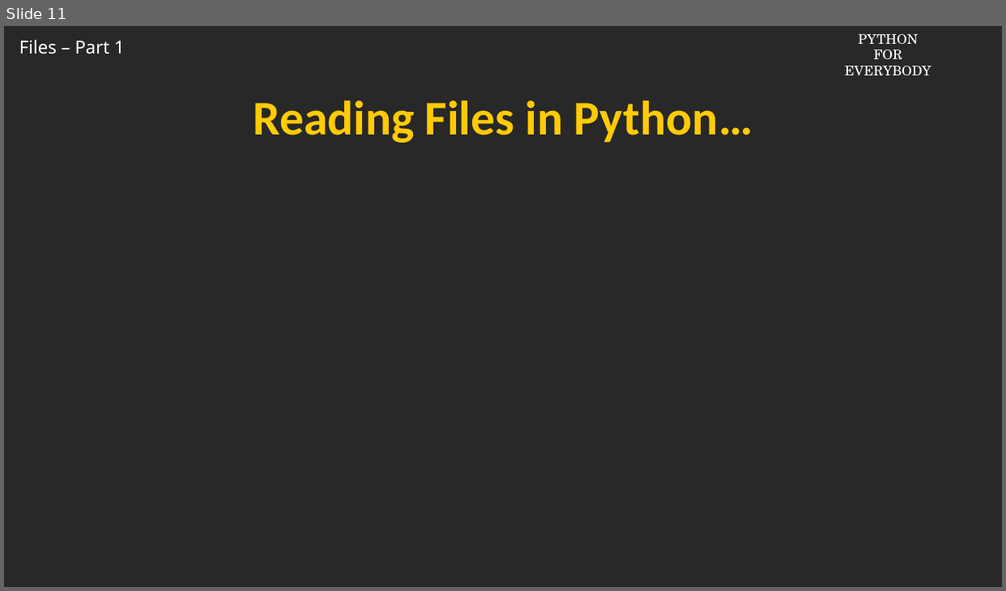
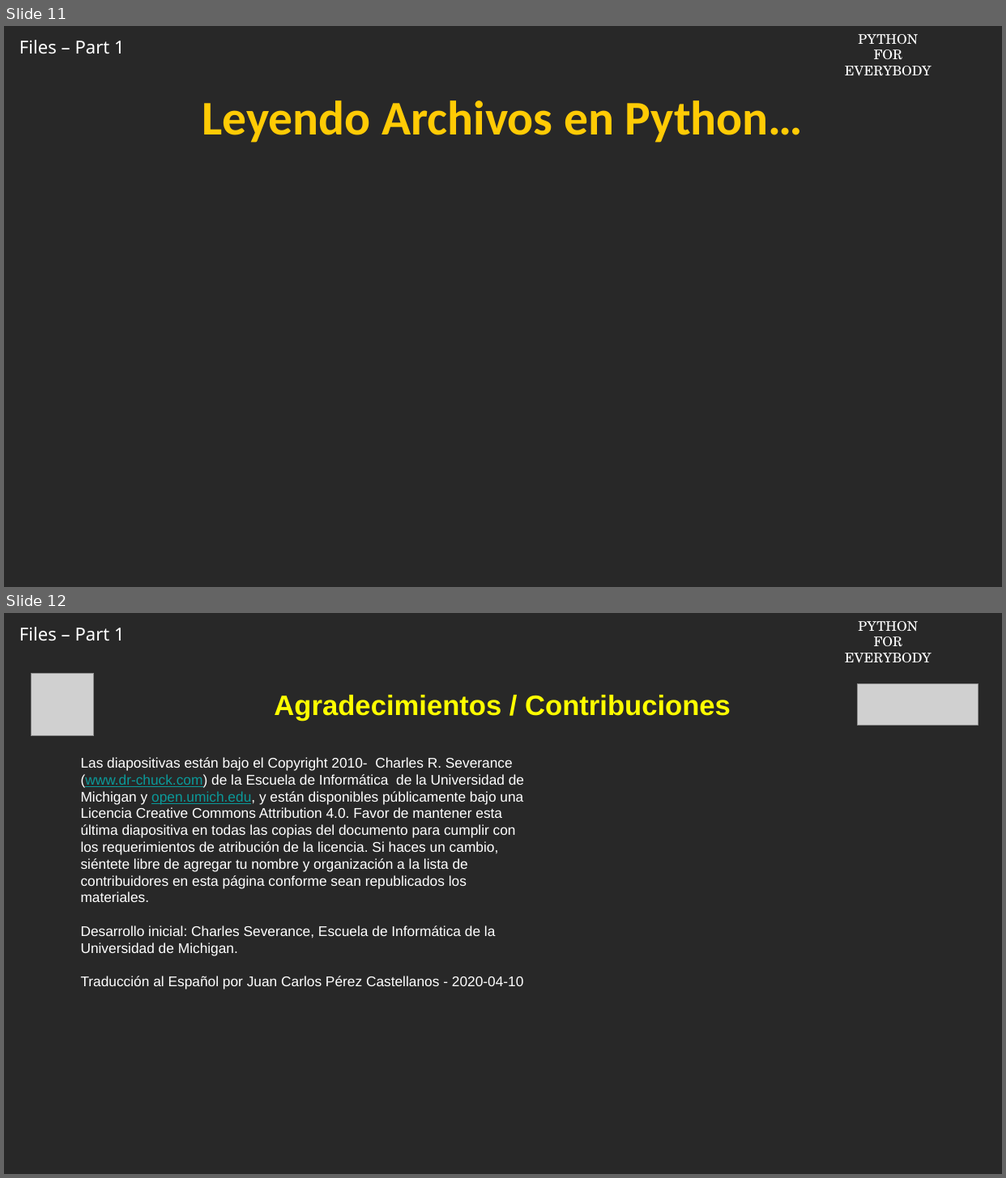
Before and after one commit to csev/py4e, a slide deck: ai/7.1.pptx. Shown one above the other, each under a label of ours: slide 11 before the commit, slides 11 and 12 after it. The pictures are 1006x591 and 1006x1178 pixels, drawn with LibreOffice and Linux fonts; fonts in the diff are those of the drawing; grey boxes stand for pictures; background and template pictures are left out. Boxes give left, top, right and bottom in pixels: in the first picture for what was removed or moved away, otherwise in the second. Text is boxed around its words. In the diff, an @@ line names an element or a change of style, - is before the commit and + after.

```diff
--- a/ai/7.1.pptx
+++ b/ai/7.1.pptx
@@ slide 12 added at (4, 613, 1002, 1174), background picture (left out); not listed: 2 template elements that a slide beside it also shows @@
@@ picture added at (31, 673, 94, 736) @@
@@ picture added at (857, 683, 978, 725) @@
@@ title added at (274, 695, 731, 722), 36 pt, text #FFFF00, bold @@
+Agradecimientos / Contribuciones
@@ text added at (81, 757, 524, 990), 18 pt, text #FFFFFF @@
+Las diapositivas están bajo el Copyright 2010- Charles R. Severance (www.dr-chuck.com) de la Escuela de Informática de la Universidad de Michigan y open.umich.edu, y están disponibles públicamente bajo una Licencia Creative Commons Attribution 4.0. Favor de mantener esta última diapositiva en todas las copias del documento para cumplir con los requerimientos de atribución de la licencia. Si haces un cambio, siéntete libre de agregar tu nombre y organización a la lista de contribuidores en esta página conforme sean republicados los materiales.
+Desarrollo inicial: Charles Severance, Escuela de Informática de la Universidad de Michigan.
+Traducción al Español por Juan Carlos Pérez Castellanos - 2020-04-10
@@ slide 11 changed as well @@
@@ title at (202, 101, 803, 143): text changed @@
-Reading Files in Python…
+Leyendo Archivos en Python…
```
Also in this commit, not shown: 10 other slides changed, 1 slide removed.
